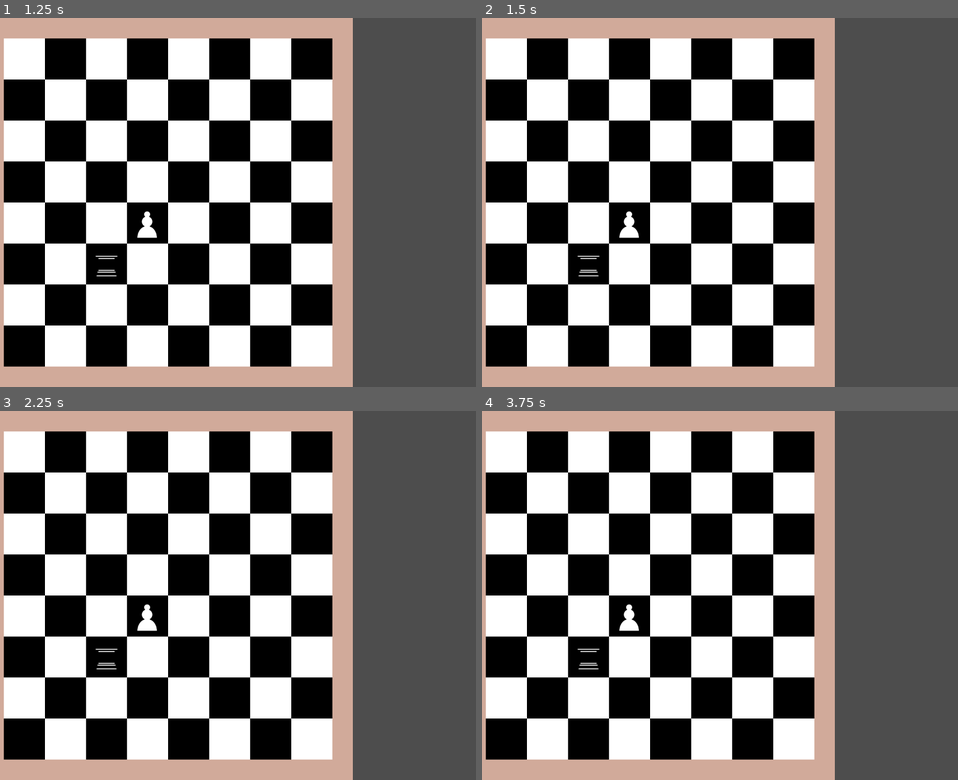
Above: before the commit, frames 1-4 (two rows, left to right).
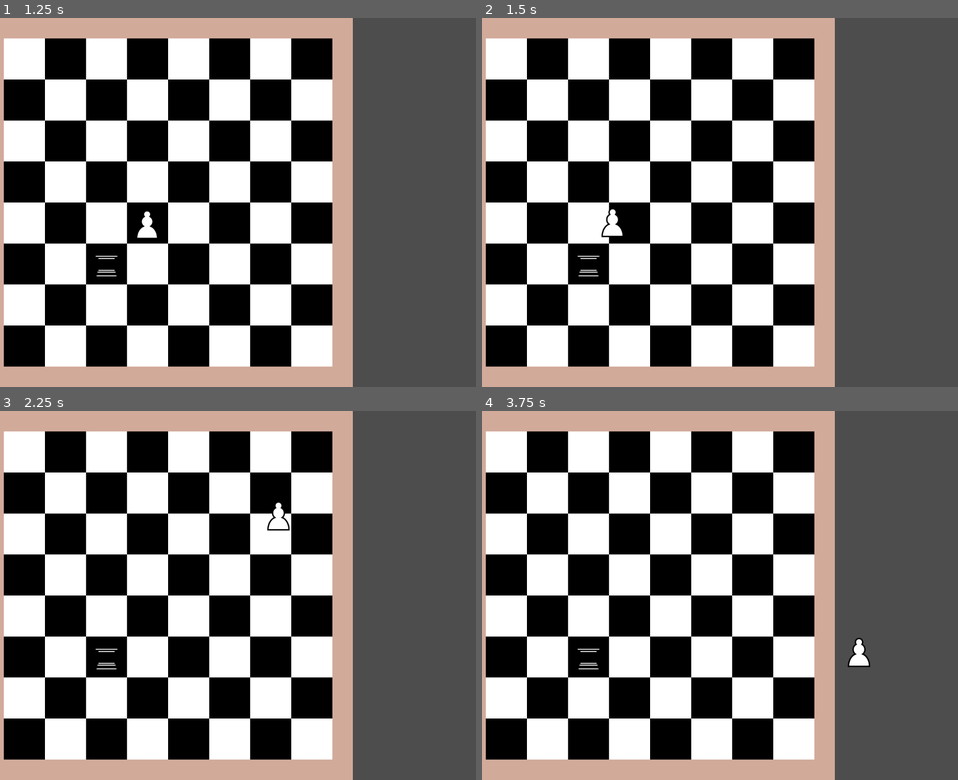
Above: after the commit, the same moments.

Repository: Hunter-1/Godot-Chess
Game: Godot game, scene res://game.tscn
Same seed, same stepped clock (60 frames per second), same inputs: the game is played once before the commit and once after it.
Inputs (mouse positions are in pixels of both pictures, inside the frame that each line leads up to):
- Up to frame 1 (1.25 s): tap Enter at 0.5 s; move the mouse to (337, 184) at 0.52 s; press the mouse at (337, 184) at 0.53 s
- Up to frame 2 (1.5 s): tap Space at 1.25 s; move the mouse to (615, 220) at 1.27 s; release the mouse at (615, 220) at 1.28 s; click (615, 220) at 1.35 s
- Up to frame 3 (2.25 s): tap Enter at 2 s; move the mouse to (280, 514) at 2.02 s; press the mouse at (280, 514) at 2.03 s
- Up to frame 4 (3.75 s): tap Space at 2.75 s; move the mouse to (686, 669) at 2.77 s; release the mouse at (686, 669) at 2.78 s; click (686, 669) at 2.85 s; tap Enter at 3.5 s; move the mouse to (858, 650) at 3.52 s; press the mouse at (858, 650) at 3.53 s

Frame 1 is identical in both runs. In frame 2, 0.3% of the frame differs, in the area x 25-33%, y 51-60%; in frame 3, 0.3%; in frame 4, 0.4%, in the area x 28-82%, y 52-70%.

Commit message:
Pick up Piece
A Piece can be picked up.
TODO: multiple pieces can be picked up at once, they can't be put down

Diff:
--- a/piece.gd
+++ b/piece.gd
@@ -15,6 +15,9 @@
 var pieceType: int
 var pieceColor: int
 
+var is_picked_up: bool = false
+var pickup_offset: int = -50
+
 func initialize(type: int, color: int):
 	pieceType = type
 	pieceColor = color
@@ -26,4 +29,13 @@
 
 # Called every frame. 'delta' is the elapsed time since the previous frame.
 func _process(delta):
-	pass
+	if is_picked_up:
+		global_position = get_global_mouse_position()
+		global_position += Vector2(pickup_offset, pickup_offset)
+
+
+func _on_input_event(viewport, event, shape_idx):
+	if event.is_action_pressed("Click"):
+		if is_picked_up:
+			is_picked_up = false
+		is_picked_up = true
--- a/piece.tscn
+++ b/piece.tscn
@@ -99,6 +99,7 @@
 }]
 
 [node name="Piece" type="Area2D"]
+z_index = 1
 script = ExtResource("1_ole5j")
 
 [node name="CollisionShape2D" type="CollisionShape2D" parent="."]
@@ -109,3 +110,5 @@
 position = Vector2(50, 50)
 sprite_frames = SubResource("SpriteFrames_u48fa")
 animation = &"Piece Appearance"
+
+[connection signal="input_event" from="." to="." method="_on_input_event"]
--- a/project.godot
+++ b/project.godot
@@ -19,3 +19,11 @@
 
 window/size/viewport_width=1200
 window/size/viewport_height=900
+
+[input]
+
+Click={
+"deadzone": 0.5,
+"events": [Object(InputEventMouseButton,"resource_local_to_scene":false,"resource_name":"","device":-1,"window_id":0,"alt_pressed":false,"shift_pressed":false,"ctrl_pressed":false,"meta_pressed":false,"button_mask":0,"position":Vector2(0, 0),"global_position":Vector2(0, 0),"factor":1.0,"button_index":1,"canceled":false,"pressed":false,"double_click":false,"script":null)
+]
+}
